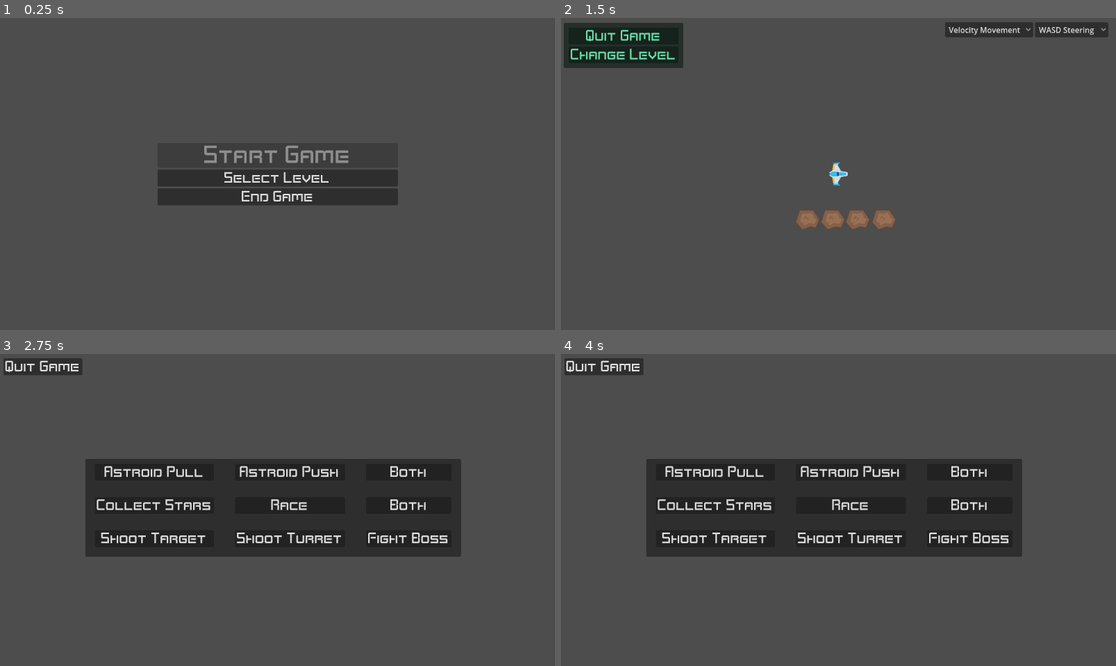
Above: before the commit, frames 1-4 (two rows, left to right).
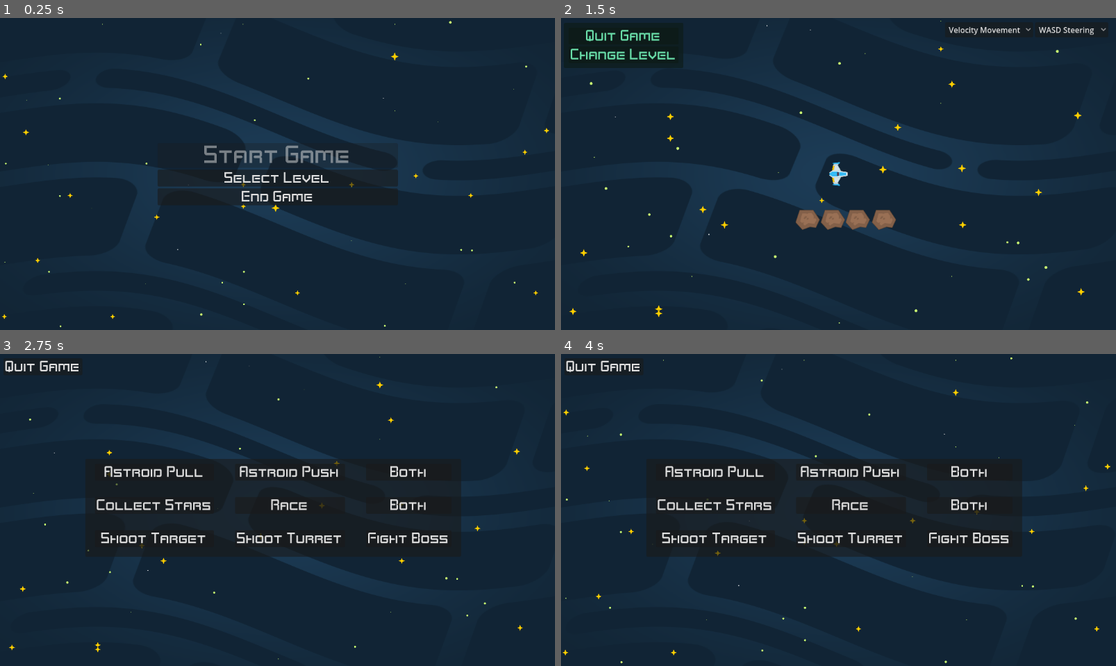
Above: after the commit, the same moments.

Repository: p-spohr/Godot-Components
Game: Godot game, scene res://menus/StartMenu.tscn
Two runs of this game, one before a commit and one after it. Both use one fixed random seed, a clock stepped at 60 frames per second and the inputs below.
Inputs:
- Up to frame 1 (0.25 s): no input
- Up to frame 2 (1.5 s): click "Select Level" at 0.5 s; click "Astroid Pull" at 1.25 s
- Up to frame 3 (2.75 s): click "Change Level" at 2 s
- Up to frame 4 (4 s): click "Astroid Push" at 2.75 s; click "Change Level" at 3.5 s

The runs differ from the first frame. In frame 1, 95% of the frame differs, in the area x 0-100%, y 0-100%; in frame 2, 95%; in frame 3, 78%; in frame 4, 78%.
Error after the commit: Cannot call method 'set_theme' on a null value. (res://items/player_ship.gd:40)

Commit message:
add background shader and adjust for more star layers

Diff:
--- /dev/null
+++ b/Top Down/Assets/background/space_background.gd
@@ -0,0 +1,34 @@
+extends ColorRect
+
+@onready var player_ship : CharacterBody2D
+@onready var player_camera : Camera2D
+
+
+func _ready() -> void:
+
+	await get_tree().root.ready
+
+
+	#_camera = get_viewport().get_camera_2d()
+	#set_process(_camera != null)
+
+
+func _process(_delta: float) -> void:
+
+	#if _camera:
+		#material.set_shader_parameter("view_offset", _camera.global_position)
+
+	# now the background shader moves accordingly with the ship, but it feels hacky
+	if get_tree().current_scene.has_node("PlayerShip"):
+
+		player_ship = get_tree().current_scene.get_node("PlayerShip")
+		# print(player_ship)
+		player_camera = player_ship.get_node("Camera2D")
+		# print(player_camera)
+
+	else:
+		pass
+		# print("No player!")
+
+	if player_camera:
+		material.set_shader_parameter("view_offset", player_camera.global_position)
--- /dev/null
+++ b/Top Down/Assets/background/space_background.tscn
@@ -0,0 +1,16 @@
+[gd_scene load_steps=3 format=3 uid="uid://bxfevggvxo634"]
+
+[ext_resource type="Material" uid="uid://cgvnmpq6vnska" path="res://assets/background/space_material.tres" id="1_g3tni"]
+[ext_resource type="Script" path="res://assets/background/space_background.gd" id="2_xn720"]
+
+[node name="SpaceBackground" type="CanvasLayer"]
+layer = -2
+
+[node name="ColorRect" type="ColorRect" parent="."]
+material = ExtResource("1_g3tni")
+anchors_preset = 15
+anchor_right = 1.0
+anchor_bottom = 1.0
+grow_horizontal = 2
+grow_vertical = 2
+script = ExtResource("2_xn720")
--- /dev/null
+++ b/Top Down/Assets/background/space_material.tres
@@ -0,0 +1,26 @@
+[gd_resource type="ShaderMaterial" load_steps=6 format=3 uid="uid://cgvnmpq6vnska"]
+
+[ext_resource type="Shader" path="res://assets/background/star_field.gdshader" id="1_xe26a"]
+[ext_resource type="Texture2D" uid="uid://7i3wutqprkp2" path="res://assets/background/space_pattern.png" id="2_x64ec"]
+[ext_resource type="Texture2D" uid="uid://wlxlt6vmuqch" path="res://assets/background/star_tileset.png" id="3_6wsqn"]
+
+[sub_resource type="Gradient" id="Gradient_ddiw4"]
+interpolation_mode = 1
+offsets = PackedFloat32Array(0, 0.3, 0.7)
+colors = PackedColorArray(1, 0.816667, 0, 1, 0.804425, 0.99758, 0.45715, 1, 1, 1, 1, 1)
+
+[sub_resource type="GradientTexture1D" id="GradientTexture1D_ufo41"]
+gradient = SubResource("Gradient_ddiw4")
+
+[resource]
+shader = ExtResource("1_xe26a")
+shader_parameter/background_color = Color(0.113725, 0.239216, 0.345098, 1)
+shader_parameter/multiply_color = Color(0, 0, 0, 1)
+shader_parameter/seed = 0.008
+shader_parameter/chance = 0.988
+shader_parameter/base_scale = 0.75
+shader_parameter/star_count = 22.475
+shader_parameter/view_offset = Vector2(0, 0)
+shader_parameter/space_pattern_sampler = ExtResource("2_x64ec")
+shader_parameter/star_tile_sampler = ExtResource("3_6wsqn")
+shader_parameter/stars_color_gradient = SubResource("GradientTexture1D_ufo41")
--- /dev/null
+++ b/Top Down/Assets/background/star_field.gdshader
@@ -0,0 +1,109 @@
+shader_type canvas_item;
+
+uniform vec3 background_color : source_color;
+uniform vec3 multiply_color : source_color;
+uniform sampler2D space_pattern_sampler : repeat_enable, filter_linear_mipmap;
+uniform sampler2D star_tile_sampler : filter_linear_mipmap;
+uniform sampler2D stars_color_gradient;
+
+uniform float seed = 0.0;
+uniform float chance = 0.95;
+uniform float base_scale = 40.0;
+uniform float star_count = 40.0;
+uniform vec2 view_offset = vec2(0.0);
+
+// Credits: Random and Rotate functions from godotshaders.com
+// https://godotshaders.com/snippet/rotate/
+float random (vec2 uv) {
+    return fract(sin(dot(uv.xy, vec2(12.9898, 78.233))) * 43758.5453123);
+}
+
+vec2 rotate(vec2 uv, vec2 pivot, float angle) {
+	mat2 rotation = mat2(
+		vec2(sin(angle), -cos(angle)),
+		vec2(cos(angle), sin(angle))
+	);
+
+	uv -= pivot;
+	uv = uv * rotation;
+	uv += pivot;
+	return uv;
+}
+
+float map(float value, float min1, float max1, float min2, float max2) {
+  return min2 + (value - min1) * (max2 - min2) / (max1 - min1);
+}
+
+vec4 draw_stars(vec2 coord, vec2 offset, float base_seed) {
+	vec2 frag_coord_offset = coord + offset;
+
+	vec2 position = fract(1.0 / (star_count) * frag_coord_offset);
+	float cell_id = random(round(1.0 / star_count * frag_coord_offset + 0.5) + base_seed);
+
+	float stars_mask = 0.0;
+	vec3 stars_color = vec3(0.0);
+
+	if(cell_id > chance) {
+		float clamped_id = (map(cell_id, chance, 1.0, 0.0, 1.0));
+		stars_color = texture(stars_color_gradient, vec2(clamped_id, 0.0)).rgb;
+
+		position.x += sin(clamped_id * 10.0) * 0.1;
+		position.y += cos(clamped_id * 15.0) * 0.1;
+
+		float scale = base_scale + (sin(clamped_id * 40.0 + TIME * 2.0) * 0.15);
+		vec2 scaled_pos = (position - 0.5) * scale + 0.5;
+		float star_id = floor(clamped_id * 3.0);
+		vec2 star_uv = (scaled_pos + vec2(star_id, 0.0)) / vec2(3.0, 1.0);
+		stars_mask = texture(star_tile_sampler, star_uv).x;
+	}
+	return vec4(stars_color, stars_mask);
+}
+
+void fragment() {
+	vec2 base_uv = rotate(
+		(UV * vec2(1.0, 0.95)) * 1.95 + vec2(0.0, sin(UV.x * PI * 2.0) * 0.15), // changes bend of space_pattern
+		vec2(1.0), // increasing moves space_pattern up
+		1.79 // increasing rotates space_pattern clockwise
+	);
+
+	base_uv *= 0.85; // increase to make space_pattern smaller (texture is set to repeat)
+	base_uv.x += TIME * 0.015; // increase multiplier to increase speed of space_pattern
+
+	float space_pattern = texture(space_pattern_sampler, base_uv).x;
+
+	float distance_to_center = 1.0 - distance(UV, vec2(0.5));
+	distance_to_center =
+	smoothstep(
+		0.25, // increasing removes outside of space_pattern
+		1.1,  // increasing adds more opacity to space_pattern
+		distance_to_center);
+
+	float pattern = ((1.0 - space_pattern) * distance_to_center) * 0.4 + 0.6;
+
+	vec3 background = background_color * mix(multiply_color, vec3(1.0), pattern);
+
+	vec4 stars_1 = draw_stars(
+		FRAGCOORD.xy,
+		view_offset * 0.45, // increase multiplier to make the first layer of stars appear closer
+		seed + 50.0);
+	vec4 stars_2 = draw_stars(
+		FRAGCOORD.xy,
+		view_offset * 0.25, // decrease multiplier to make the second layer of stars appear farther
+		seed + 100.0);
+	vec4 stars_3 = draw_stars(
+		FRAGCOORD.xy,
+		view_offset * 0.10, // increase multiplier to make the first layer of stars appear closer
+		seed + 200.0);
+	vec4 stars_4 = draw_stars(
+		FRAGCOORD.xy,
+		view_offset * 0.05, // decrease multiplier to make the second layer of stars appear farther
+		seed + 300.0);
+
+	vec4 stars_forward = mix(stars_2, stars_1, stars_1.a);
+
+	vec4 stars_backward = mix(stars_3, stars_4, stars_4.a);
+
+	vec4 stars = mix(stars_backward, stars_forward, stars_1.a);
+
+	COLOR.rgb = mix(background, stars.rgb, stars.a);
+}
--- a/Top Down/items/PlayerShip.tscn
+++ b/Top Down/items/PlayerShip.tscn
@@ -18,6 +18,7 @@
 polygon = PackedVector2Array(38, 9, 38, -8, 13, -13, 0, -35, 6, -44, 7, -50, -25, -47, -28, -14, -38, -7, -38, 7, -28, 14, -25, 47, 5, 50, 7, 45, 1, 35, 13, 13)
 
 [node name="Camera2D" type="Camera2D" parent="."]
+unique_name_in_owner = true
 zoom = Vector2(0.5, 0.5)
 position_smoothing_speed = 200.0
 rotation_smoothing_speed = 100.0
@@ -83,6 +84,9 @@
 popup/item_1/text = "Mouse Steering"
 popup/item_1/id = 1
 
+[node name="ClickTimer" type="Timer" parent="."]
+one_shot = true
+
 [connection signal="pressed" from="CanvasLayer/PanelContainer/MarginContainer/VBoxContainer/QuitGame" to="." method="_on_quit_game_pressed"]
 [connection signal="pressed" from="CanvasLayer/PanelContainer/MarginContainer/VBoxContainer/ChangeLevel" to="." method="_on_change_level_pressed"]
 [connection signal="item_selected" from="CanvasLayer/HBoxContainer/MovementOption" to="." method="_on_movement_option_item_selected"]
--- a/Top Down/items/astroid_pull.gd
+++ b/Top Down/items/astroid_pull.gd
@@ -14,7 +14,7 @@
 
 
 # Called every frame. 'delta' is the elapsed time since the previous frame.
-func _process(delta: float) -> void:
+func _process(_delta: float) -> void:
 
 	pass
 
--- a/Top Down/items/player_ship.gd
+++ b/Top Down/items/player_ship.gd
@@ -11,13 +11,35 @@
 var steering_type : String
 var movement_type : String
 
+var mouse_position_control : Control
+var current_mouse_position : Vector2
+var last_mouse_position : Vector2
+var click_timer : Timer
+var mouse_label : Label
+
+var level_scene : SceneTree
+var scene_theme : Theme = load("res://themes/space_theme.tres")
+
+var mouse_position_packed_array : PackedVector2Array
+
 func _ready() -> void:
 
 	steering_type = 'wasd'
 	movement_type = 'velocity'
+	click_timer = get_node('ClickTimer')
 
+	level_scene = get_tree()
 
-func _process(delta: float) -> void:
+	# OOHHHH IT FINALLY WORKED!
+	# name = name of font in theme
+	# theme_type = name of base type (Label) or custom type
+	scene_theme.set_font_size('font_size', 'Label', 30)
+	scene_theme.set_color('font_color', 'Label', Color(1.0, 1.0, 0.0))
+
+	mouse_position_control = level_scene.current_scene.get_node("MousePosition")
+	mouse_position_control.set_theme(scene_theme)
+
+func _process(_delta: float) -> void:
 
 	# already normalized
 	player_direction = Input.get_vector("left", "right", "up", "down")
@@ -33,6 +55,40 @@
 
 	# angle the ship based on mouse position
 	# look_at(get_global_mouse_position())
+
+	#if Input.is_mouse_button_pressed(MOUSE_BUTTON_LEFT) and click_timer.is_stopped():
+		#
+		#mouse_label = Label.new()
+		#
+		#current_mouse_position = round(get_global_mouse_position())
+		#
+		## print(level_scene.current_scene.get_node("MousePosition"))
+		#
+		#mouse_position_control.add_child(mouse_label)
+		#
+		#mouse_label.text = str(current_mouse_position)
+		#mouse_label.position = current_mouse_position
+		#
+		#mouse_position_packed_array.append(current_mouse_position)
+		#
+		## queue_redraw()
+#
+		#click_timer.start()
+#
+	#if Input.is_mouse_button_pressed(MOUSE_BUTTON_RIGHT):
+	#
+		#for child in mouse_position_control.get_children():
+			#
+			#child.queue_free()
+			#
+		#get_tree().reload_current_scene()
+		#
+
+#func _draw() -> void:
+	#
+	#if len(mouse_position_packed_array) > 2:
+		#
+		#draw_line_from_packed_array(mouse_position_packed_array)
 
 func _physics_process(delta: float) -> void:
 
@@ -136,3 +192,8 @@
 		1:
 			movement_type = 'position'
 			print(movement_type)
+
+
+func draw_line_from_packed_array(packed_array : PackedVector2Array) -> void:
+
+	draw_polyline(packed_array, Color(1, 0, 0))
--- a/Top Down/levels/Level_AstroidPull.tscn
+++ b/Top Down/levels/Level_AstroidPull.tscn
@@ -1,11 +1,12 @@
-[gd_scene load_steps=5 format=3 uid="uid://bl427eqhprhrr"]
+[gd_scene load_steps=6 format=3 uid="uid://bl427eqhprhrr"]
 
 [ext_resource type="Script" path="res://levels/level_astroid_push_pull.gd" id="1_mbp5b"]
 [ext_resource type="PackedScene" uid="uid://dgh7w314elldg" path="res://items/PlayerShip.tscn" id="2_bev6p"]
 [ext_resource type="PackedScene" uid="uid://dq06evnvscnt7" path="res://items/Astroid.tscn" id="3_c78vf"]
 [ext_resource type="PackedScene" uid="uid://5aadiie064j" path="res://items/AstroidPull.tscn" id="4_4dsbg"]
+[ext_resource type="PackedScene" uid="uid://bxfevggvxo634" path="res://assets/background/space_background.tscn" id="5_jax8v"]
 
-[node name="TestMap" type="Node2D"]
+[node name="AstroidPull" type="Node2D"]
 script = ExtResource("1_mbp5b")
 
 [node name="PlayerShip" parent="." instance=ExtResource("2_bev6p")]
@@ -25,3 +26,12 @@
 
 [node name="AstroidPull" parent="." instance=ExtResource("4_4dsbg")]
 position = Vector2(1914, 1203)
+
+[node name="MousePosition" type="Control" parent="."]
+unique_name_in_owner = true
+layout_mode = 3
+anchors_preset = 0
+offset_right = 40.0
+offset_bottom = 40.0
+
+[node name="SpaceBackground" parent="." instance=ExtResource("5_jax8v")]
--- a/Top Down/levels/level_astroid_push_pull.gd
+++ b/Top Down/levels/level_astroid_push_pull.gd
@@ -1,15 +1,31 @@
 extends Node2D
+
+var player_ship : CharacterBody2D
 
 
 # Called when the node enters the scene tree for the first time.
 func _ready() -> void:
-	pass # Replace with function body.
+
+	print(get_tree().current_scene)
+
+	player_ship = get_node("PlayerShip")
 
 
 # Called every frame. 'delta' is the elapsed time since the previous frame.
-func _process(delta: float) -> void:
+func _process(_delta: float) -> void:
+
 	pass
 
+
+	# queue_redraw()
+
+
+#func _draw() -> void:
+	#
+	#if len(player_ship.mouse_position_packed_array) > 2:
+		#draw_polyline(player_ship.mouse_position_packed_array, Color(1.0, 0.0, 0.0))
+	#
+	#
 
 
 
--- a/Top Down/menus/SelectLevel.tscn
+++ b/Top Down/menus/SelectLevel.tscn
@@ -1,7 +1,8 @@
-[gd_scene load_steps=3 format=3 uid="uid://bkxllh8vbp4xv"]
+[gd_scene load_steps=4 format=3 uid="uid://bkxllh8vbp4xv"]
 
 [ext_resource type="Script" path="res://menus/select_level.gd" id="1_05q3v"]
 [ext_resource type="Theme" uid="uid://b6dswvdhomf68" path="res://themes/space_theme.tres" id="2_4al34"]
+[ext_resource type="PackedScene" uid="uid://bxfevggvxo634" path="res://assets/background/space_background.tscn" id="3_02lxt"]
 
 [node name="SelectLevel" type="Control"]
 layout_mode = 3
@@ -139,6 +140,8 @@
 theme = ExtResource("2_4al34")
 text = "Quit Game"
 
+[node name="SpaceBackground" parent="." instance=ExtResource("3_02lxt")]
+
 [connection signal="pressed" from="PanelContainer/GridContainer/MarginContainer/AstroidPull" to="." method="_on_astroid_pull_pressed"]
 [connection signal="pressed" from="PanelContainer/GridContainer/MarginContainer2/AstroidPush" to="." method="_on_astroid_push_pressed"]
 [connection signal="pressed" from="PanelContainer/GridContainer/MarginContainer3/AstroidPushPull" to="." method="_on_astroid_push_pull_pressed"]
--- a/Top Down/menus/StartMenu.tscn
+++ b/Top Down/menus/StartMenu.tscn
@@ -1,7 +1,8 @@
-[gd_scene load_steps=3 format=3 uid="uid://dch1nahe8faqq"]
+[gd_scene load_steps=4 format=3 uid="uid://dch1nahe8faqq"]
 
 [ext_resource type="Script" path="res://menus/start_menu.gd" id="1_um36k"]
 [ext_resource type="Theme" uid="uid://b6dswvdhomf68" path="res://themes/space_theme.tres" id="2_4o6py"]
+[ext_resource type="PackedScene" uid="uid://bxfevggvxo634" path="res://assets/background/space_background.tscn" id="3_ws5ci"]
 
 [node name="StartMenu" type="Control"]
 layout_mode = 3
@@ -57,6 +58,8 @@
 wait_time = 3.0
 one_shot = true
 
+[node name="SpaceBackground" parent="." instance=ExtResource("3_ws5ci")]
+
 [connection signal="pressed" from="MarginContainer/VBoxContainer/StartButton" to="." method="_on_start_button_pressed"]
 [connection signal="pressed" from="MarginContainer/VBoxContainer/SelectLevel" to="." method="_on_select_level_pressed"]
 [connection signal="pressed" from="MarginContainer/VBoxContainer/EndGame" to="." method="_on_end_game_pressed"]
--- a/Top Down/menus/select_level.gd
+++ b/Top Down/menus/select_level.gd
@@ -5,6 +5,8 @@
 
 # Called when the node enters the scene tree for the first time.
 func _ready() -> void:
+
+	print(get_tree().current_scene)
 
 	# returns direct children
 	# array_node = get_node("PanelContainer/GridContainer").get_children()
@@ -15,7 +17,8 @@
 
 
 # Called every frame. 'delta' is the elapsed time since the previous frame.
-func _process(delta: float) -> void:
+func _process(_delta: float) -> void:
+
 	pass
 
 
--- a/Top Down/menus/start_menu.gd
+++ b/Top Down/menus/start_menu.gd
@@ -21,6 +21,8 @@
 # Called when the node enters the scene tree for the first time.
 func _ready() -> void:
 
+	print(get_tree().current_scene)
+
 	# path to test arena
 	test_arena_path = "res://test_map.tscn"
 
@@ -35,7 +37,7 @@
 
 
 # Called every frame. 'delta' is the elapsed time since the previous frame.
-func _process(delta: float) -> void:
+func _process(_delta: float) -> void:
 
 	# count down time after end timer starts
 	end_time_to_wait = end_timer.time_left
Binary file added: Top Down/Assets/background/space_pattern.png
Not shown, added: Top Down/Assets/background/space_pattern.png.import
Binary file added: Top Down/Assets/background/star_tileset.png
Not shown, added: Top Down/Assets/background/star_tileset.png.import
